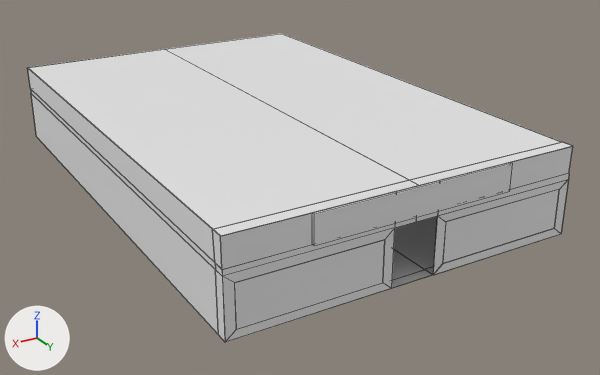
The FBX model Mode 3D/shop.fbx as it was, and as the next commit left it.
Both versions are drawn from a 50 mm lens placed at (22.6, 27.2, 19.9), pointed at (-1.4, -12.8, -0.1). The lights are fixed; the arrows at lower left show +X, +Y and +Z. Mesh edges are drawn as thin lines. Where no turn or scale is listed for an object, it has been applied to the vertices.

Script lines for the objects in view, before the commit:
```python
me_cube_003 = bpy.data.meshes.new('Cube.003')
me_cube_003.from_pydata(...)  # a box spanning x -5.69..5.69, y 0.0..0.16, z 3.5..5.0
# before: 0 (5.69, 0.0, 3.5) at pixel (312, 244), 1 (-5.69, 0.0, 3.5), 2 (-5.69, 0.0, 5.0) at pixel (510, 162), 3 (5.69, 0.0, 5.0) at pixel (312, 212), 4 (5.69, 0.16, 3.5) at pixel (314, 245)
# before: 5 (-5.69, 0.16, 3.5) at pixel (509, 191), 6 (-5.69, 0.16, 5.0) at pixel (512, 163), 7 (5.69, 0.16, 5.0) at pixel (314, 214)
me_cube_006 = bpy.data.meshes.new('Cube.006')
me_cube_006.from_pydata(...)  # 18 vertices, 16 faces; spans x -10.0..10.0, y -30.0..0.0, z 5.0
me_cube_008 = bpy.data.meshes.new('Cube.008')
me_cube_008.from_pydata(...)  # 94 vertices, 98 faces; spans x -10.0..10.0, y -30.0..0.0, z 0.0..5.0
me_cube_009 = bpy.data.meshes.new('Cube.009')
me_cube_009.from_pydata(...)  # 16 vertices, 12 faces; spans x -9.5..9.5, y 0.0, z 0.5..2.7
ob_ceiling = bpy.data.objects.new('ceiling', me_cube_006)
ob_ceiling.location = (0.0, 0.0, 0.0)
ob_store_title = bpy.data.objects.new('store-title', me_cube_003)
ob_store_title.location = (0.0, 0.0, 0.0)
ob_walls = bpy.data.objects.new('walls', me_cube_008)
ob_walls.location = (0.0, 0.0, 0.0)
ob_window = bpy.data.objects.new('window', me_cube_009)
ob_window.location = (0.0, 0.0, 0.0)
# also in view: 'floor' at (0.0, -15.0, 0.0)
```
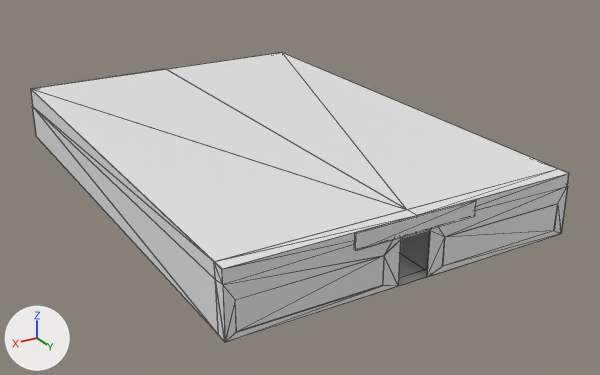
The edits, one by one:
me_cube_008 is used by ob_walls; location (0.0, 0.0, 0.0).
me_cube_008 had 94 vertices, 98 faces and spanned x -10.0..10.0, y -30.0..0.0, z 0.0..5.0.
me_cube_008 now has 80 vertices, 168 faces and spans x -10.0..10.0, y -30.0..0.0, z 0.0..3.5.
me_cube_008 part 1: 68 vertices removed from x -10.0..10.0, y -30.0..0.0, z 0.0..5.0; 54 vertices added at x -10.0..10.0, y -30.0..0.0, z 0.0..3.5.
me_cube_006 is used by ob_ceiling; location (0.0, 0.0, 0.0).
me_cube_006 had 18 vertices, 16 faces and spanned x -10.0..10.0, y -30.0..0.0, z 5.0.
me_cube_006 now has 18 vertices, 32 faces and spans x -10.0..10.0, y -30.0..0.0, z 3.5.
me_cube_006 part 2: the whole mesh is rebuilt.
me_cube_003 has 8 vertices, 6 faces and spans x -5.69..5.69, y 0.0..0.16, z 3.5..5.0.
me_cube_003 is used by ob_store_title; location (0.0, 0.0, 0.0).
Verts and faces of me_cube_003; kept vertices keep their numbers, new ones are numbered from 8.
Part 3, on me_cube_003:
Vertices deleted: 0 to 7 (with the faces that use them).
Part 4, on me_cube_003:
New vertex 8 is at (-3.51, 0.05, 2.68), pixel (473, 215).
New vertex 9 is at (-3.51, 0.05, 3.5), pixel (474, 199).
New vertex 10 is at (-3.51, 0.16, 2.68), pixel (474, 216).
New vertex 11 is at (-3.51, 0.16, 3.5), pixel (476, 200).
New vertices 12 to 15 stand at vertices 8 to 11, in that order, plus (7.02, 0.0, 0.0).
New faces: (8, 12, 9), (10, 11, 14), (9, 13, 11), (8, 14, 12), (12, 15, 13), (8, 9, 10).
New faces: (9, 12, 13), (11, 15, 14), (11, 13, 15), (8, 10, 14), (12, 14, 15), (9, 11, 10).

Where the change shows, as pixel boxes (x1, y1, x2, y2) in the pictures (600 x 375 px):
'ceiling', reshaped (7% taller): before (28, 34, 572, 236); after (30, 52, 569, 269)
'walls', reshaped (8% shorter): before (27, 68, 573, 342); after (30, 89, 569, 342)
'store-title', reshaped (39% narrower, 40% shorter): before (312, 162, 513, 246); after (354, 200, 476, 250)
part 3 of me_cube_003, deleted: before (312, 162, 513, 246)
part 4 of me_cube_003, added: after (354, 200, 476, 250)
